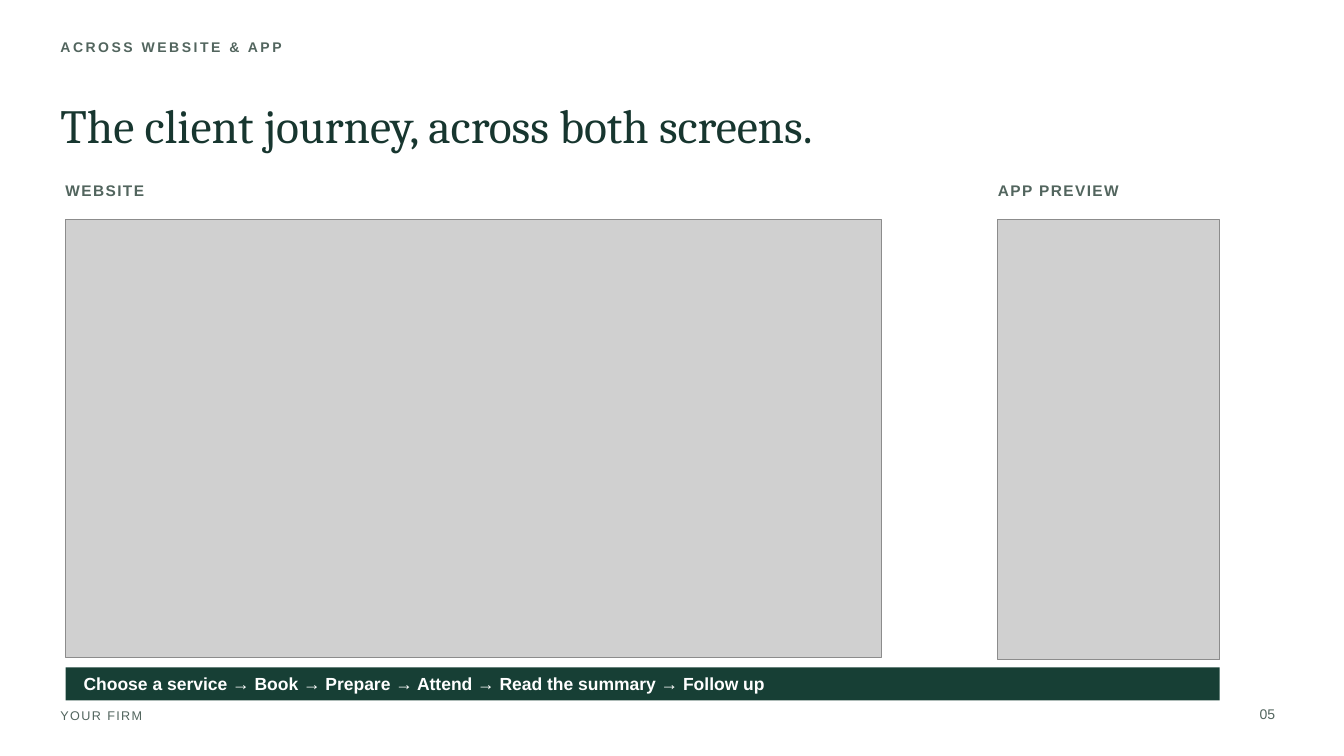
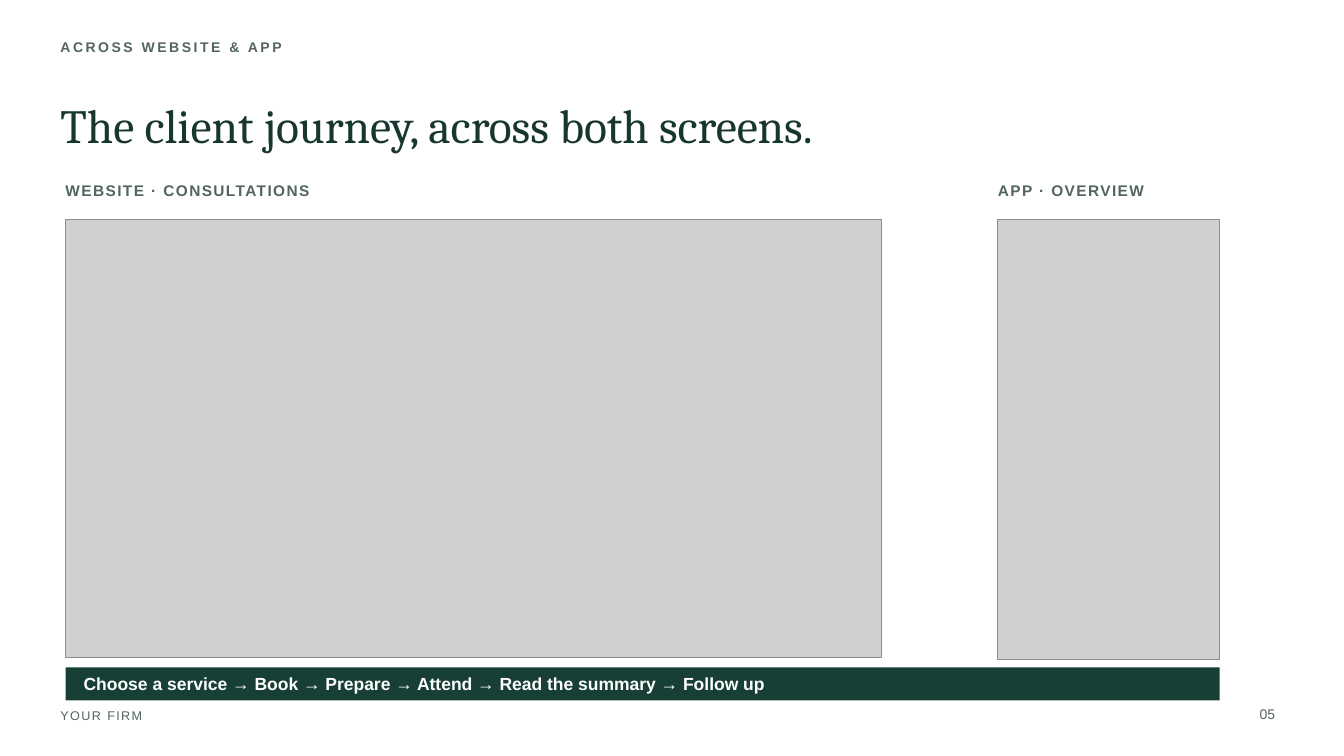
Before and after one commit to ezhilan03/lawyer-app-demo, a slide deck: slide 5 of presentation/Lawyer-Firm-Pitch.pptx. Drawn at 1344x756 pixels with LibreOffice and Linux fonts; fonts in the diff are those of the drawing; grey boxes stand for pictures. Boxes give left, top, right and bottom in pixels: in the first picture for what was removed or moved away, otherwise in the second. Text is boxed around its words. In the diff, an @@ line names an element or a change of style, - is before the commit and + after.

Commit message:
Show distinct website and app pages in role slides

```diff
--- a/presentation/Lawyer-Firm-Pitch.pptx
+++ b/presentation/Lawyer-Firm-Pitch.pptx
@@ text at box(65, 185, 309, 196): text changed @@
-WEBSITE
+WEBSITE · CONSULTATIONS
@@ text at box(998, 185, 1144, 196): text changed @@
-APP PREVIEW
+APP · OVERVIEW
```
Also in this commit, not shown: 2 other slides changed, 3 other files.
